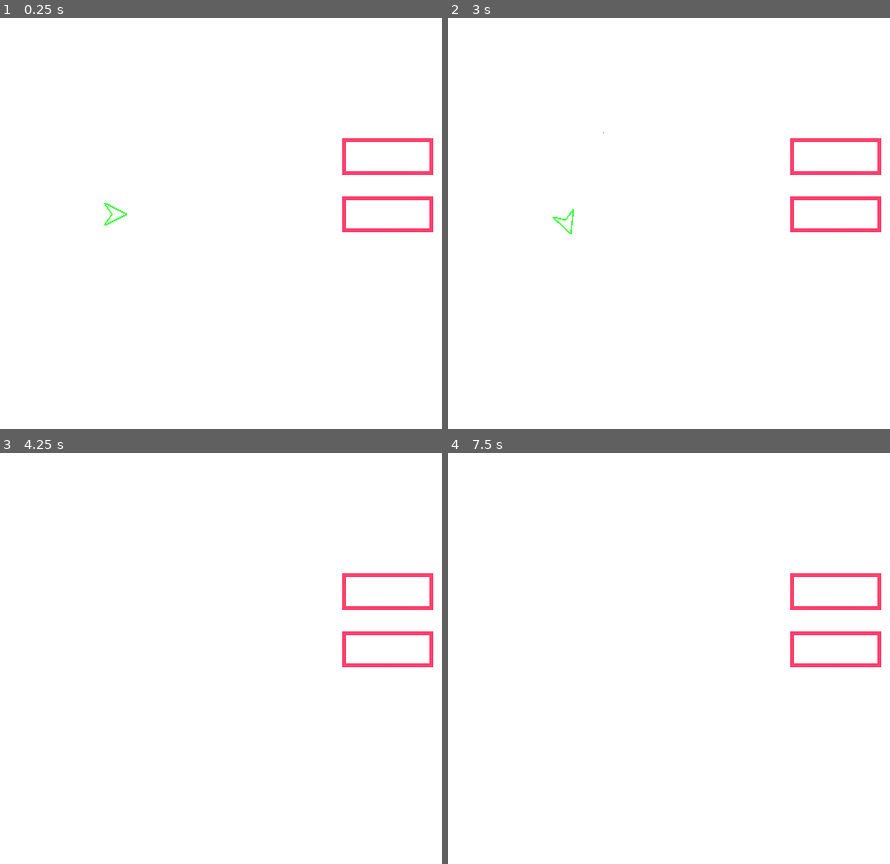
Above: before the commit, frames 1-4 (two rows, left to right).
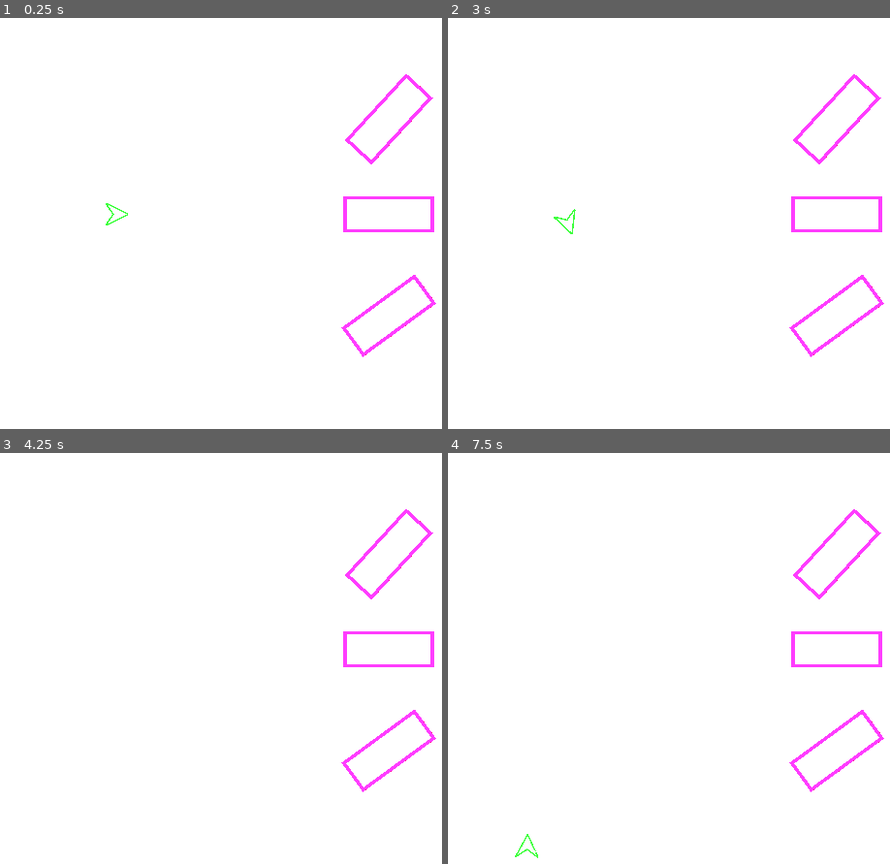
Above: after the commit, the same moments.

Repository: kmooney/vectorblaster
Game: Godot game, scene res://arena.tscn
Two runs of this game, one before a commit and one after it. Both use one fixed random seed, a clock stepped at 60 frames per second and the inputs below.
Inputs:
- Up to frame 1 (0.25 s): no input
- Up to frame 2 (3 s): tap Enter at 0.5, 2 s; hold D (turn_right) 0.53-1.28 s; hold Space (fire) 0.53-1.28 s; hold S (brake) 1.28-2.03 s; tap Space (fire) at 1.35, 2.85 s; hold D (turn_right) 2.03-2.78 s; hold Space (fire) 2.03-2.78 s; hold W (thrust) from 2.78 s (still down)
- Up to frame 3 (4.25 s): release W (thrust) at 3.53 s; hold A (turn_left) from 3.53 s (still down); hold Space (fire) from 3.53 s (still down)
- Up to frame 4 (7.5 s): release Space (fire) at 4.28 s; tap Space (fire) at 4.35, 5.85, 7.35 s; tap Enter at 5 s; release A (turn_left) at 5.03 s; hold S (brake) 5.03-5.78 s; hold Space (fire) 5.03-5.78 s; hold D (turn_right) 5.78-6.53 s; hold W (thrust) 6.53-7.28 s; hold Space (fire) 6.53-7.28 s; hold D (turn_right) from 7.28 s (still down)

The runs differ from the first frame. In frame 1, 2.0% of the frame differs, in the area x 23-99%, y 13-83%; in frame 2, 2.0%; in frame 3, 1.9%; in frame 4, 2.0%.

Commit message:
collisions bounce in a satisfying way

Diff:
--- a/arena.tscn
+++ b/arena.tscn
@@ -25,7 +25,7 @@
 script = ExtResource("1_tlj2w")
 
 [node name="Camera3D" type="Camera3D" parent="."]
-transform = Transform3D(0.999994, -1.52582e-10, 0.00349063, -0.00349063, -4.37111e-08, 0.999994, 1.52265e-15, -1, -4.37114e-08, 0, 20, 0)
+transform = Transform3D(0.999994, -1.52582e-10, 0.00349063, -0.00349063, -4.37111e-08, 0.999994, 1.52265e-15, -1, -4.37114e-08, 0, 100, 0)
 environment = SubResource("Environment_ybdft")
 size = 40.0
 script = ExtResource("2_12sb4")
@@ -41,5 +41,20 @@
 
 [node name="Wall Segment" parent="Arena Walls" instance=ExtResource("4_jt7ak")]
 
+[node name="Wall Segment7" parent="Arena Walls" instance=ExtResource("4_jt7ak")]
+transform = Transform3D(2.7074, 0, 2.94448, 0, 4, 0, -2.94448, 0, 2.7074, 0, 0, -21.001)
+
 [node name="Wall Segment2" parent="Arena Walls" instance=ExtResource("4_jt7ak")]
-transform = Transform3D(4, 0, 0, 0, 4, 0, 0, 0, 4, 0, 0, -12.717)
+transform = Transform3D(-4.37114e-06, 0, 4, 0, 1, 0, -100, 0, -1.74846e-07, -123.154, 0, 0)
+
+[node name="Wall Segment4" parent="Arena Walls" instance=ExtResource("4_jt7ak")]
+transform = Transform3D(-4.37114e-06, 0, -4, 0, 1, 0, 100, 0, -1.74846e-07, 124, 0, 0)
+
+[node name="Wall Segment5" parent="Arena Walls" instance=ExtResource("4_jt7ak")]
+transform = Transform3D(100, 0, 0, 0, 1, 0, 0, 0, 4, 45, 0, -78)
+
+[node name="Wall Segment6" parent="Arena Walls" instance=ExtResource("4_jt7ak")]
+transform = Transform3D(-100, 0, 3.49691e-07, 0, 1, 0, -8.74228e-06, 0, -4, 45, 0, 78)
+
+[node name="Wall Segment3" parent="Arena Walls" instance=ExtResource("4_jt7ak")]
+transform = Transform3D(3.22805, 0, 2.36214, 0, 4, 0, -2.36214, 0, 3.22805, 0, 0, 22.3496)
--- a/player.gd
+++ b/player.gd
@@ -35,6 +35,10 @@
 
 	velocity += transform.basis.z * thrust_input  * delta
 	velocity.limit_length(100.0)
+	var old_v = velocity
+	move_and_slide()
 
-	move_and_slide()
-	velocity = velocity.lerp(Vector3.ZERO, 0.001)
+	if get_slide_collision_count() > 0:
+		var collision = get_slide_collision(0)
+		var nrm = collision.get_normal()
+		velocity = old_v.bounce(nrm) * 0.5
--- a/wall_segment.tscn
+++ b/wall_segment.tscn
@@ -11,8 +11,8 @@
 shader = ExtResource("1_pi67k")
 shader_parameter/lines = PackedVector4Array(-3, -1, 3, -1, 2.5, -1, 2.5, 1, 2.5, 1, -2.5, 1, -2.5, 1, -2.5, -2.5)
 shader_parameter/line_count = 4
-shader_parameter/line_thickness = 0.2
-shader_parameter/color = Color(0.989092, 0, 0.15213, 1)
+shader_parameter/line_thickness = 0.187
+shader_parameter/color = Color(0.967303, 0, 0.469422, 1)
 
 [sub_resource type="BoxMesh" id="BoxMesh_tf2t8"]
 material = SubResource("ShaderMaterial_vk1tu")
